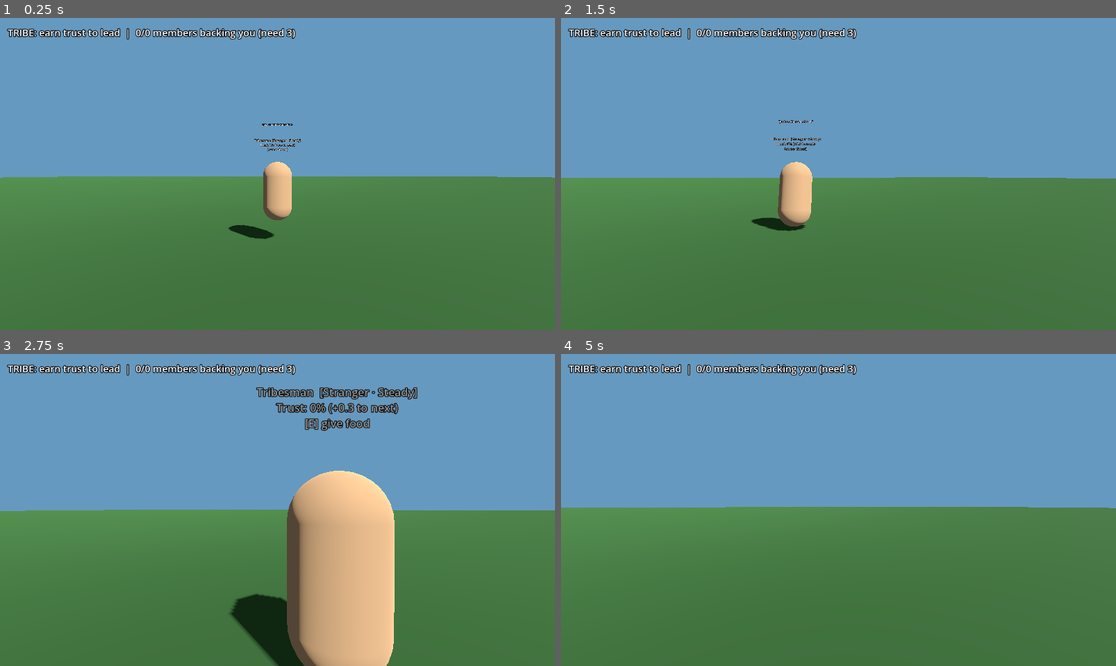
Above: before the commit, frames 1-4 (two rows, left to right).
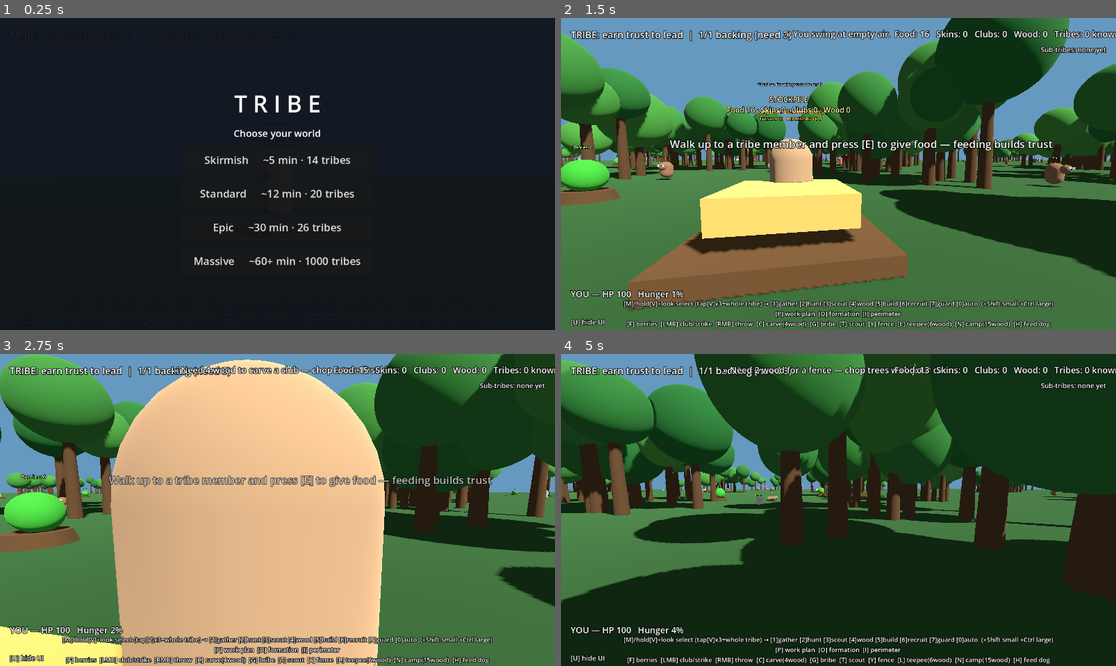
Above: after the commit, the same moments.

Repository: tritsystem/tribe
Game: Godot game, scene res://main.tscn
Two runs of this game, one before a commit and one after it. Both use one fixed random seed, a clock stepped at 60 frames per second and the inputs below.
Inputs (mouse positions are in pixels of both pictures, inside the frame that each line leads up to):
- Up to frame 1 (0.25 s): no input
- Up to frame 2 (1.5 s): click (838, 161) at 0.5 s, where only the run after the commit has a clickable "Skirmish ~5 min · 14 tribes"; tap E at 1.25 s; move the mouse to (866, 174) at 1.27 s; hold W from 1.28 s (still down); tap F at 1.35 s; click (866, 174) at 1.42 s
- Up to frame 3 (2.75 s): keep holding W; tap Enter (ui_accept) at 1.52, 2.27 s; tap E at 2 s; move the mouse to (249, 510) at 2.02 s; tap C at 2.1 s
- Up to frame 4 (5 s): keep holding W; tap E at 2.75, 3.5, 4.25 s; move the mouse to (849, 503) at 2.77 s; tap G at 2.85 s; move the mouse to (832, 516) at 3.52 s; tap T at 3.6 s; click (832, 516) at 3.67 s; tap Enter (ui_accept) at 3.77, 4.52 s; move the mouse to (877, 513) at 4.27 s; tap Y at 4.35 s

The runs differ from the first frame. In frame 1, 100% of the frame differs, in the area x 0-100%, y 0-100%; in frame 2, 59%; in frame 3, 73%; in frame 4, 90%.
Error before the commit: Parse Error: Cannot infer the type of "name" variable because the value doesn't have a set type. (res://Tribemanager.gd:585)

Commit message:
fix: batch 1 GDScript type-inference error in _next_member_name()
Godot 4.7 rejected `var name := MEMBER_NAMES[...]` (indexing an untyped
array yields Variant, which := cannot infer). Explicit `var name: String`.
Caught by running in Godot -- peer review reads code but can't compile it.

Co-Authored-By: Claude Opus 4.8 <noreply@anthropic.com>

Diff:
--- a/Tribemanager.gd
+++ b/Tribemanager.gd
@@ -62,10 +62,10 @@
 						  # from this for their own hunts (see reserve_club below)
 var _clubs_out: int = 0
 var player_holds_club: bool = false   # the player's OWN club — separate from the
-                                       # shared armory so a tribemember grabbing a
+									   # shared armory so a tribemember grabbing a
 									   # club for a hunt can't make the player's
-                                       # own crafted club seem to vanish out from
-                                       # under them ("my club constantly disappears")
+									   # own crafted club seem to vanish out from
+									   # under them ("my club constantly disappears")
 var wood: int       = 0
 var unrest: float   = 0.0
 var challenged: bool = false
@@ -582,7 +582,7 @@
 	return m
 
 func _next_member_name() -> String:
-	var name := MEMBER_NAMES[_name_cursor % MEMBER_NAMES.size()]
+	var name: String = MEMBER_NAMES[_name_cursor % MEMBER_NAMES.size()]
 	_name_cursor += 1
 	return name
 
